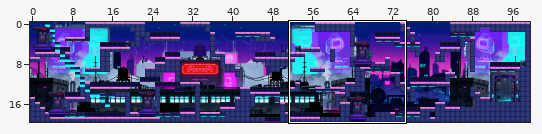
Tiled map (JSON) -- assets/maps/map1.tmj. The first picture is a wide view before the edit; the outline marks the close-up.
Close-up. The starting point:
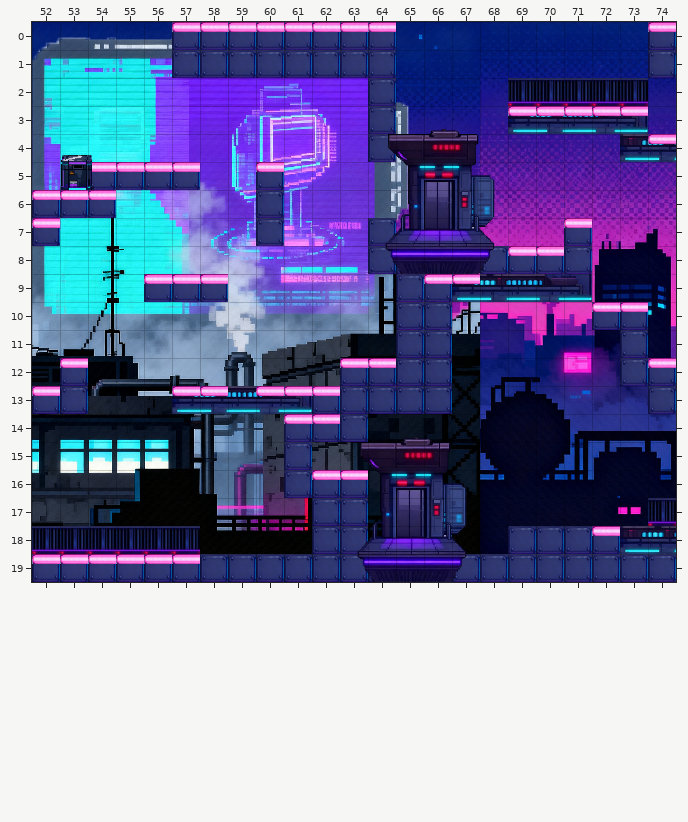
Cells are 32x32 px. Shown: x 52..74, y 0..19. The commit also changed other parts of the map, which this record leaves out.
After the commit:
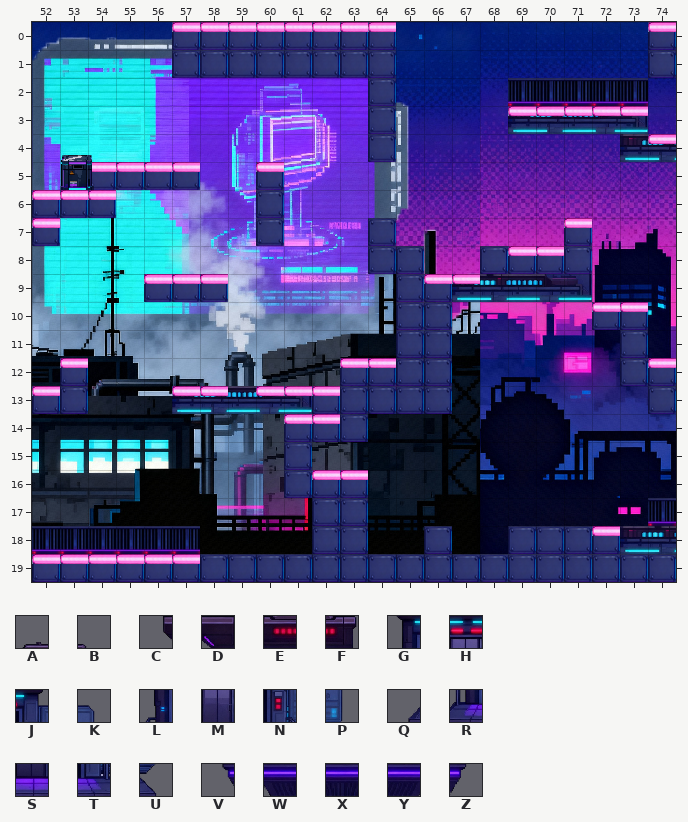
Key: from "tilesetv1": A 836, B 837, C 866, D 867, E 868, F 869, G 899, H 900, J 901, K 902, L 931, M 932, N 933, P 934, Q 962, R 963, S 964, T 965, U 966, V 994, W 995, X 996, Y 997, Z 998.
_ is an empty cell.
Edits made:
Layer "neonsroses":
The author cleared tile A in row 3 at x 66.
The author cleared tile B in row 3 at x 67.
The author cleared tile C in row 4 at x 64.
The author cleared tile D in row 4 at x 65.
The author cleared tile E in row 4 at x 66.
The author cleared tile F in row 4 at x 67.
The author cleared tile G in row 5 at x 65.
The author cleared tile H in row 5 at x 66.
The author cleared tile J in row 5 at x 67.
The author cleared tile K in row 5 at x 68.
The author cleared tile L in row 6 at x 65.
The author cleared tile M in row 6 at x 66.
The author cleared tile N in row 6 at x 67.
The author cleared tile P in row 6 at x 68.
The author cleared tile Q in row 7 at x 64.
The author cleared tile R in row 7 at x 65.
The author cleared tile S in row 7 at x 66.
The author cleared tile T in row 7 at x 67.
The author cleared tile U in row 7 at x 68.
The author cleared tile V in row 8 at x 64.
The author cleared tile W in row 8 at x 65.
The author cleared tile X in row 8 at x 66.
The author cleared tile Y in row 8 at x 67.
The author cleared tile Z in row 8 at x 68.
Layer "ascenseur" (removed):
The author cleared tile A in row 14 at x 65.
The author cleared tile B in row 14 at x 66.
The author cleared tile C in row 15 at x 63.
The author cleared tile D in row 15 at x 64.
The author cleared tile E in row 15 at x 65.
The author cleared tile F in row 15 at x 66.
The author cleared tile G in row 16 at x 64.
The author cleared tile H in row 16 at x 65.
The author cleared tile J in row 16 at x 66.
The author cleared tile K in row 16 at x 67.
The author cleared tile L in row 17 at x 64.
The author cleared tile M in row 17 at x 65.
The author cleared tile N in row 17 at x 66.
The author cleared tile P in row 17 at x 67.
The author cleared tile Q in row 18 at x 63.
The author cleared tile R in row 18 at x 64.
The author cleared tile S in row 18 at x 65.
The author cleared tile T in row 18 at x 66.
The author cleared tile U in row 18 at x 67.
The author cleared tile V in row 19 at x 63.
The author cleared tile W in row 19 at x 64.
The author cleared tile X in row 19 at x 65.
The author cleared tile Y in row 19 at x 66.
The author cleared tile Z in row 19 at x 67.
Changed places in both close-ups, as pixel boxes (x1, y1, x2, y2):
removed: (385, 129, 495, 274)
removed: (357, 437, 467, 582)
